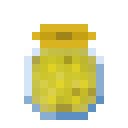
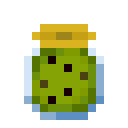
Revision of a layered 128px x 128px image; what changed, layer by layer:
showed "kiwi" over [left=32, top=48, right=96, bottom=112]
hid "lime" over [left=24, top=40, right=104, bottom=120]
